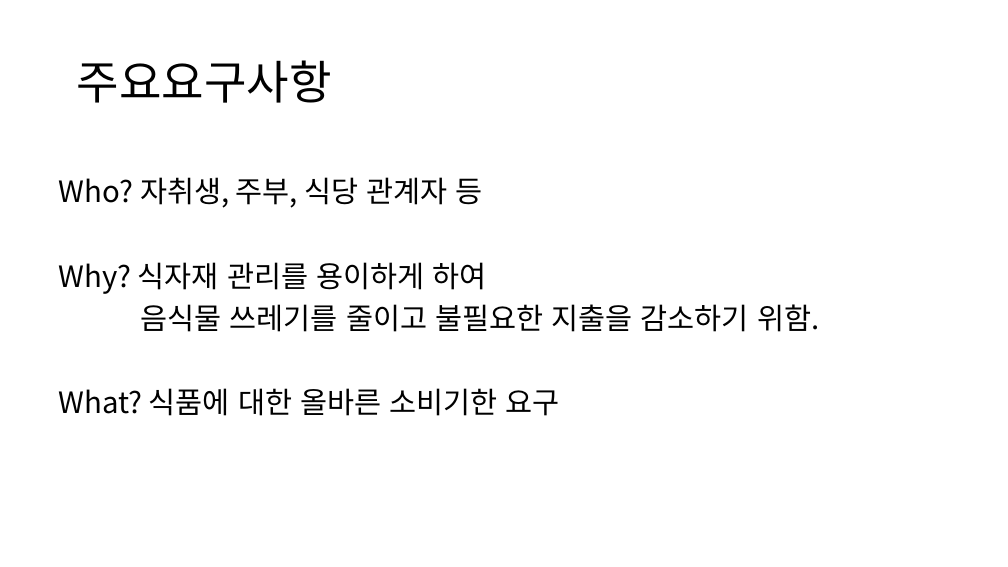
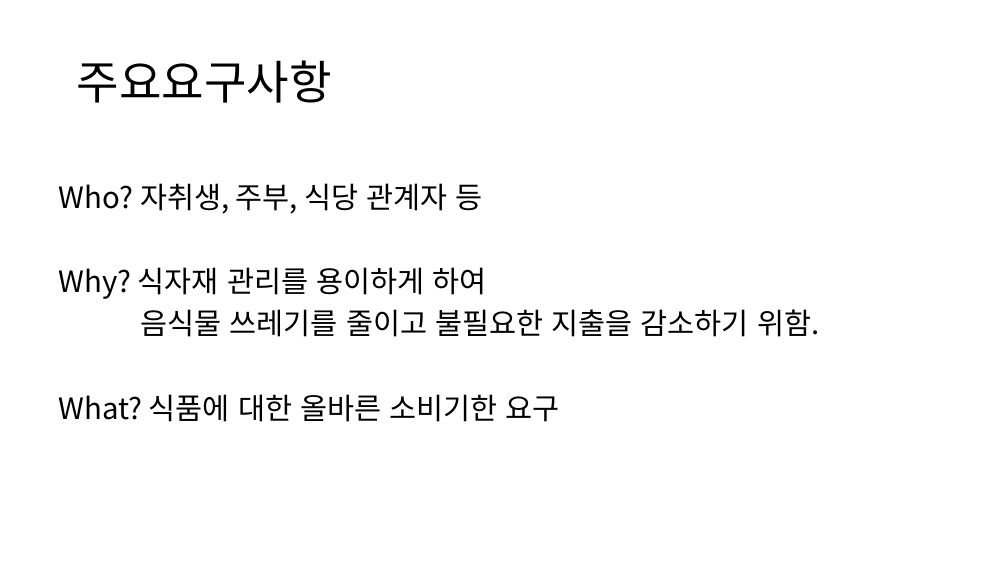
Before and after one commit to LumiereKANG/SW_development, a slide deck: slide 5 of ETC/프로젝트 제안서 7조.pptx. Drawn at 1008x567 pixels with LibreOffice and Linux fonts; fonts in the diff are those of the drawing. Boxes give left, top, right and bottom in pixels: in the first picture for what was removed or moved away, otherwise in the second. Text is boxed around its words. In the diff, an @@ line names an element or a change of style, - is before the commit and + after.

```diff
--- a/ETC/프로젝트 제안서 7조.pptx
+++ b/ETC/프로젝트 제안서 7조.pptx
@@ text "Who? 자취생, 주부, 식당 관계자 ...": place and size @@
-text "Who? 자취생, 주부, 식당 관계자 ..." at [59,177,819,416]
+text "Who? 자취생, 주부, 식당 관계자 ..." at [59,183,819,422]
```
Also in this commit, not shown: 6 other slides changed, 1 slide added, 2 slides removed.
